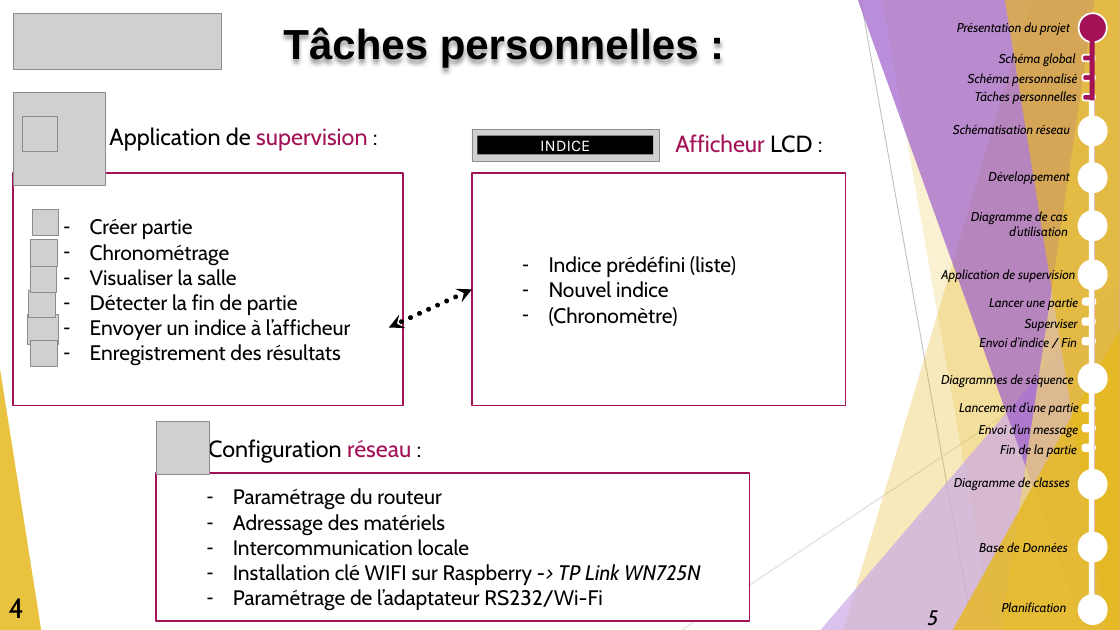
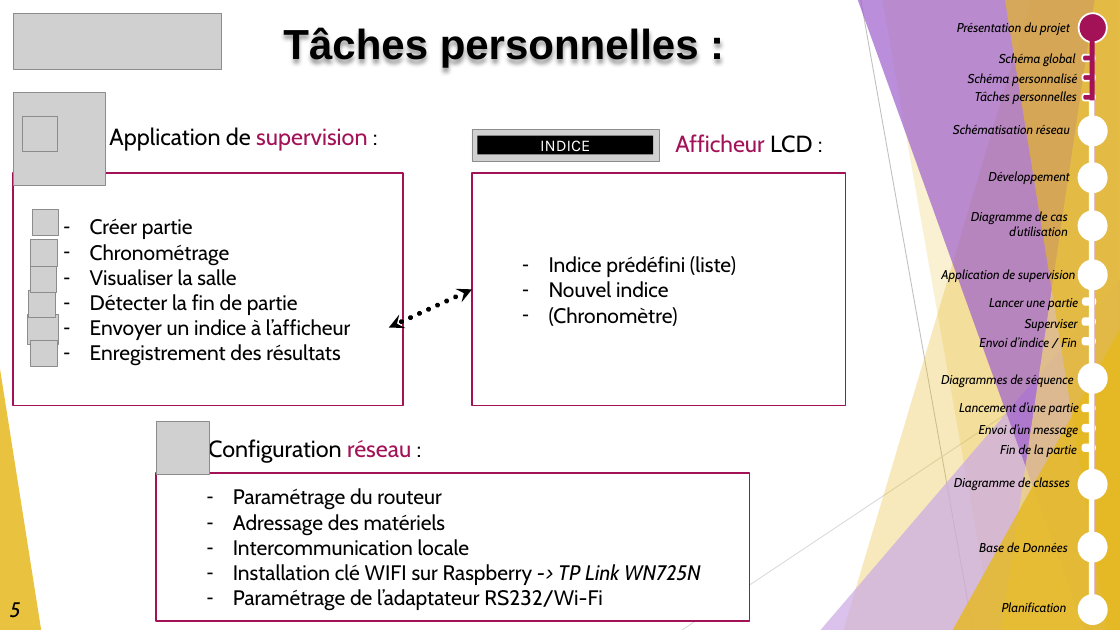
Before and after one commit to GuiguiMvn/Systeme-Escape-Game-Telethon, a slide deck: slide 5 of Nathan/Compte-rendus/REVUE-R2-GUIGAND-SFL6.pptx. Drawn at 1120x630 pixels with LibreOffice and Linux fonts; fonts in the diff are those of the drawing; grey boxes stand for pictures. Boxes give left, top, right and bottom in pixels: in the first picture for what was removed or moved away, otherwise in the second. Text is boxed around its words. In the diff, an @@ line names an element or a change of style, - is before the commit and + after.

```diff
--- a/Nathan/Compte-rendus/REVUE-R2-GUIGAND-SFL6.pptx
+++ b/Nathan/Compte-rendus/REVUE-R2-GUIGAND-SFL6.pptx
@@ text "5": place and size @@
-text "5" at [928,610,939,626]
+text "5" at [10,602,21,618]
@@ text removed at [8,598,24,618] @@
-4
```
Also in this commit, not shown: 17 other slides changed, 1 slide added, 2 other files.
